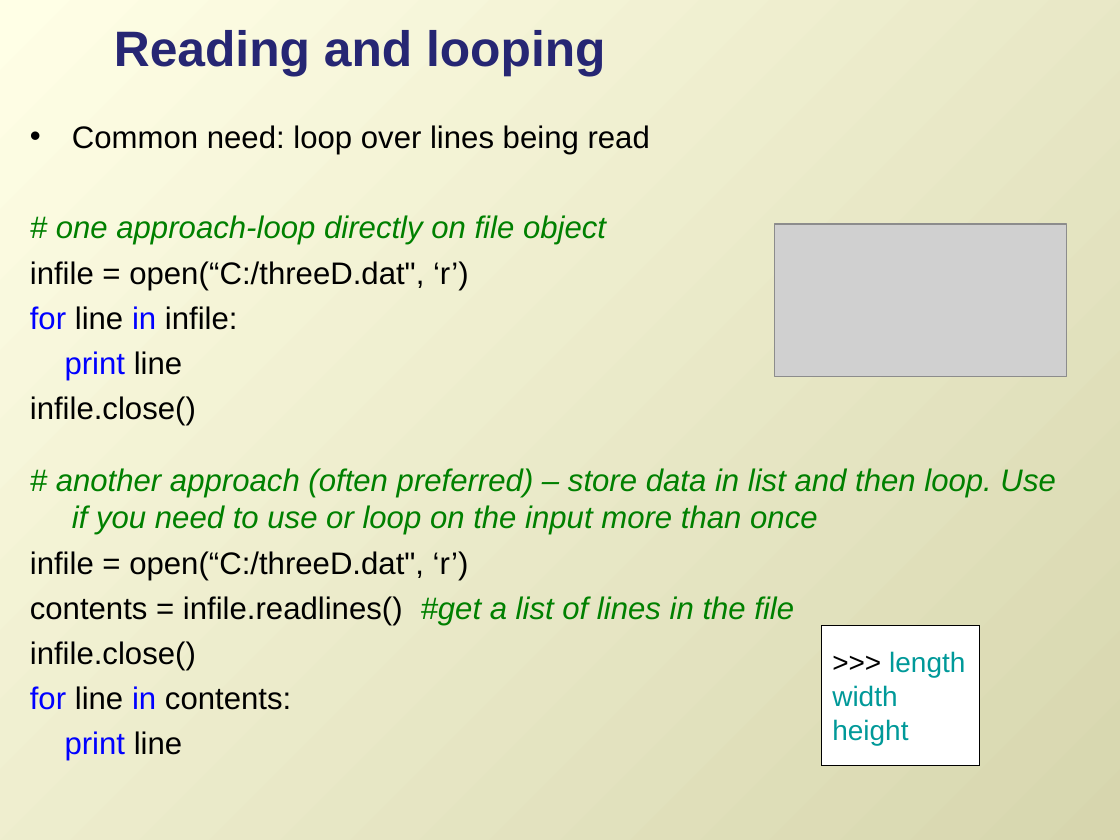
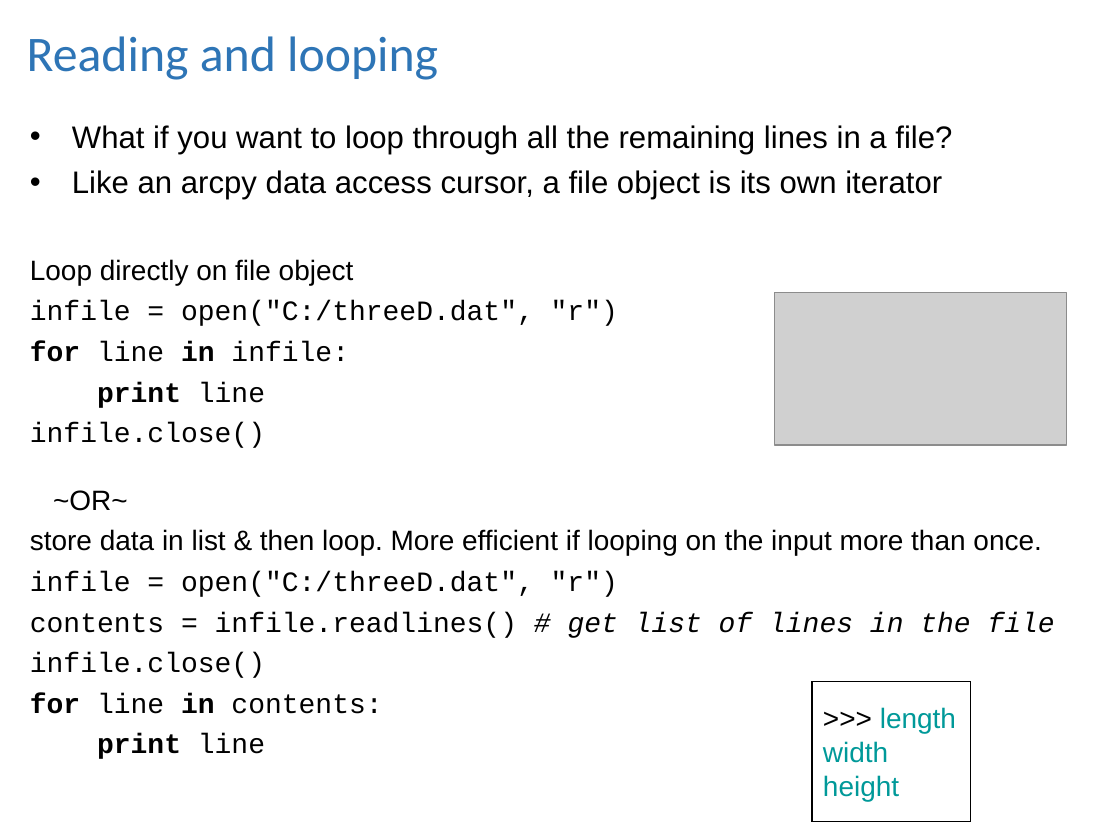
Before and after one commit to lgtateos/gis540, a slide deck: slide 18 of slides/fileIO.ppt (slide 17 before the commit). Drawn at 1120x840 pixels with LibreOffice and Linux fonts; fonts in the diff are those of the drawing; grey boxes stand for pictures. Boxes give left, top, right and bottom in pixels: in the first picture for what was removed or moved away, otherwise in the second. Text is boxed around its words. In the diff, an @@ line names an element or a change of style, - is before the commit and + after.

```diff
--- a/slides/fileIO.ppt
+++ b/slides/fileIO.ppt
@@ background gradient #FFFFE6 to #D7D6AE to #FFFFFF @@
@@ title "Reading and looping": place and size @@
-title "Reading and looping" at (114,30,606,76)
+title "Reading and looping" at (27,36,438,80)
@@ title "Reading and looping" at (27,36,438,80): font Arial to Calibri, text colour #262673 to #2E75B6, bold off @@
@@ text at (30,125,952,326): text changed @@
-• Common need: loop over lines being read
-# one approach-loop directly on file object
-infile = open(“C:/threeD.dat", ‘r’)
+• What if you want to loop through all the remaining lines in a file?
+• Like an arcpy data access cursor, a file object is its own iterator
+Loop directly on file object
+infile = open("C:/threeD.dat", "r")
@@ picture: place and size @@
-picture at (775,224,1066,376)
+picture at (775,292,1066,445)
@@ text at (30,341,382,759): size 20 to 18 pt, font Arial to Courier New in "for line in infile:", "print line", "infile.close()", "infile.close()" and 2 more places; text colour #0000FF to #000000, bold on in "for in", "print", "for in", "print" @@
@@ text at (30,490,1055,638): text changed; size 20 to 18 pt; font Arial to Courier New; text colour #008000 to #000000; italic off @@
-# another approach (often preferred) – store data in list and then loop. Use if you need to use or loop on the input more than once
-infile = open(“C:/threeD.dat", ‘r’)
-contents = infile.readlines() #get a list of lines in the file
+~OR~
+store data in list & then loop. More efficient if looping on the input more than once.
+infile = open("C:/threeD.dat", "r")
+contents = infile.readlines() # get list of lines in the file
@@ rectangle ">>> length": place and size @@
-rectangle ">>> length" at (821,625,980,765)
+rectangle ">>> length" at (812,681,971,821)
```
Also in this commit, not shown: 23 other slides changed, 13 slides added, 3 slides removed.
